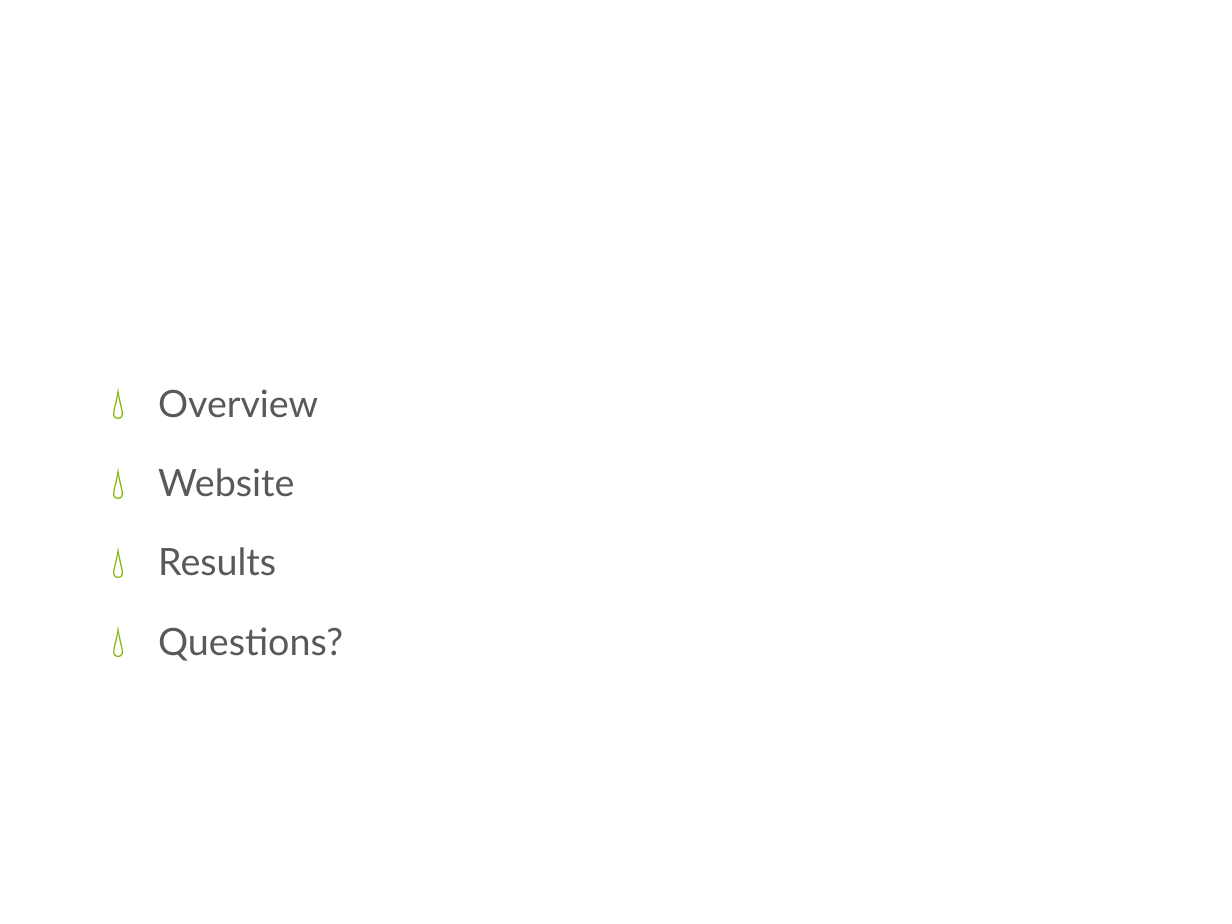
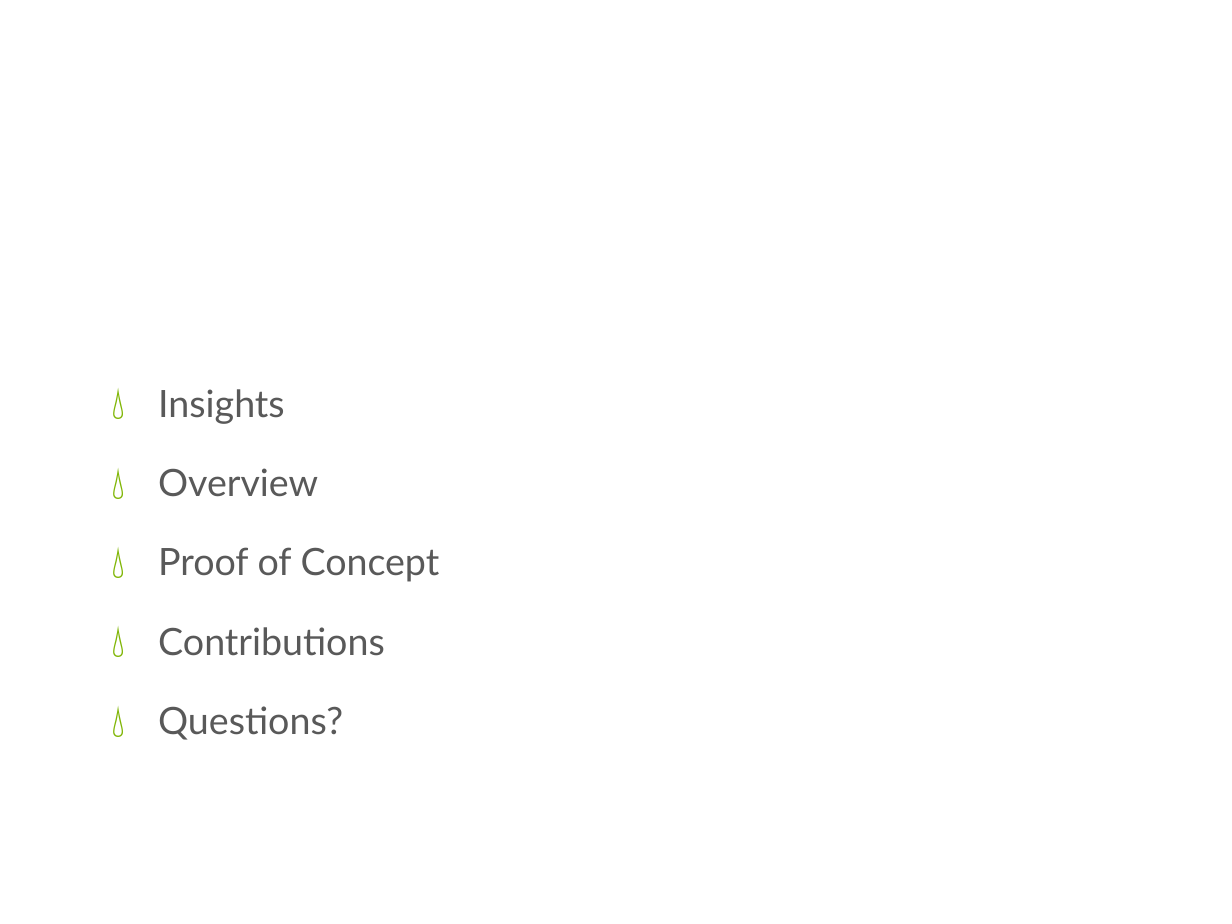
Before and after one commit to xwsxethan/MusicScoring, a slide deck: slide 2 of Documents/Thesis/Knapp Meeting.pptx. Drawn at 1232x924 pixels with LibreOffice and Linux fonts; fonts in the diff are those of the drawing; background and template pictures are left out. Boxes give left, top, right and bottom in pixels: in the first picture for what was removed or moved away, otherwise in the second. Text is boxed around its words. In the diff, an @@ line names an element or a change of style, - is before the commit and + after.

```diff
--- a/Documents/Thesis/Knapp Meeting.pptx
+++ b/Documents/Thesis/Knapp Meeting.pptx
@@ text at [158, 389, 285, 424]: paragraph added @@
+💧 Insights
@@ text at [158, 547, 440, 656]: text changed @@
-💧 Website
-💧 Results
+💧 Proof of Concept
+💧 Contributions
```
Also in this commit, not shown: 3 other slides changed, 1 slide added, 1 slide removed.
